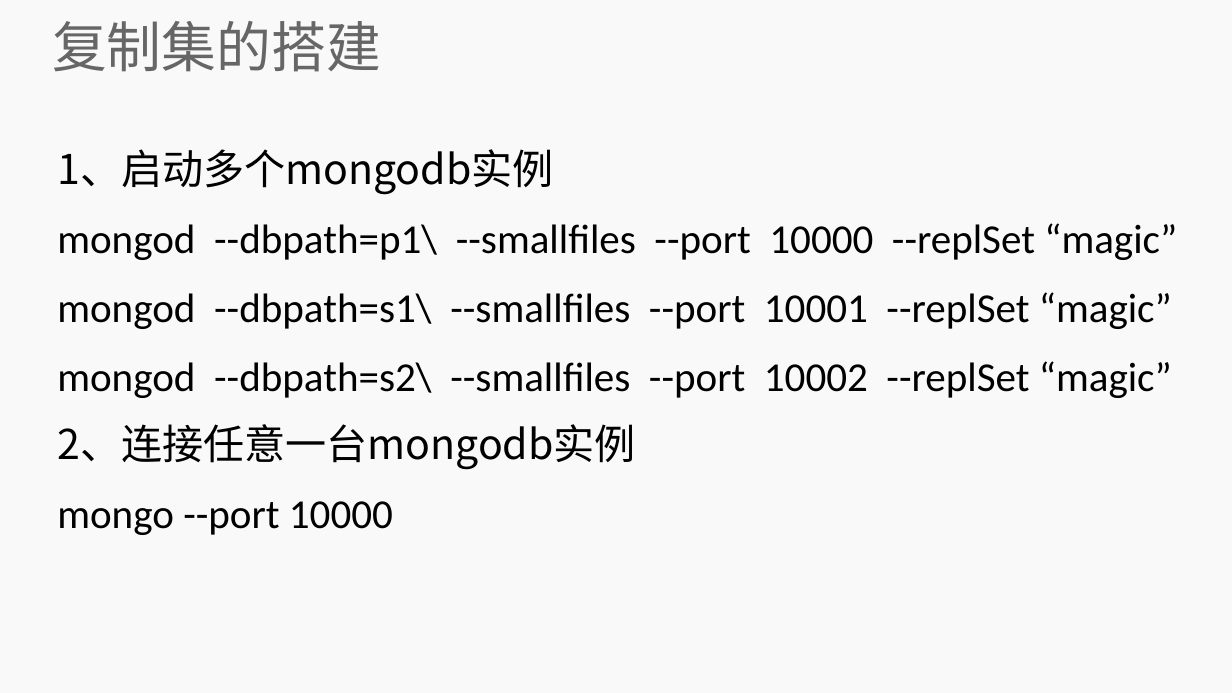
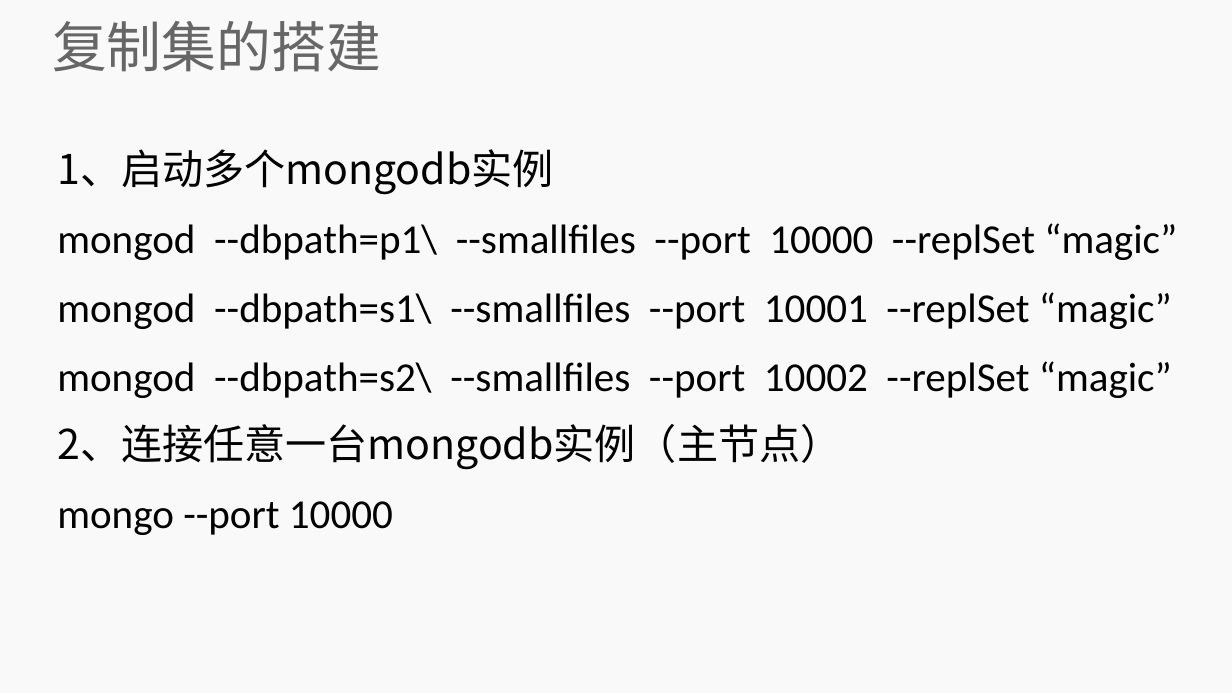
Before and after one commit to lihuanzhen2016/no-sql, a slide deck: slide 14 of PPT/12 MongoDB 复制集.pptx. Drawn at 1232x693 pixels with LibreOffice and Linux fonts; fonts in the diff are those of the drawing; background and template pictures are left out. Boxes give left, top, right and bottom in pixels: in the first picture for what was removed or moved away, otherwise in the second. Text is boxed around its words. In the diff, an @@ line names an element or a change of style, - is before the commit and + after.

```diff
--- a/PPT/12 MongoDB 复制集.pptx
+++ b/PPT/12 MongoDB 复制集.pptx
@@ subtitle at box(57, 424, 841, 470): text changed @@
-2、连接任意一台mongodb实例
+2、连接任意一台mongodb实例（主节点）
```
Also in this commit, not shown: 7 other slides changed, 2 slides removed.
